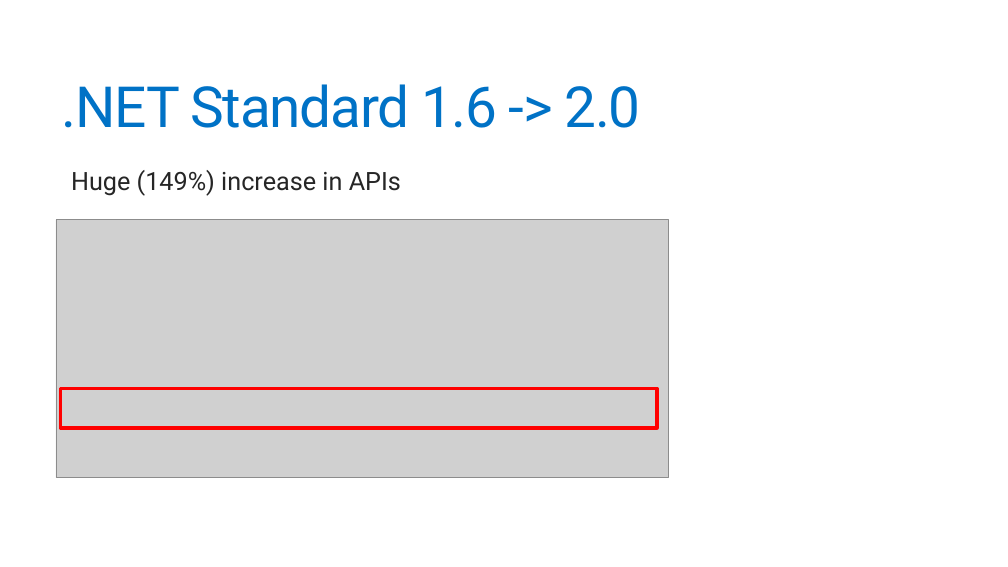
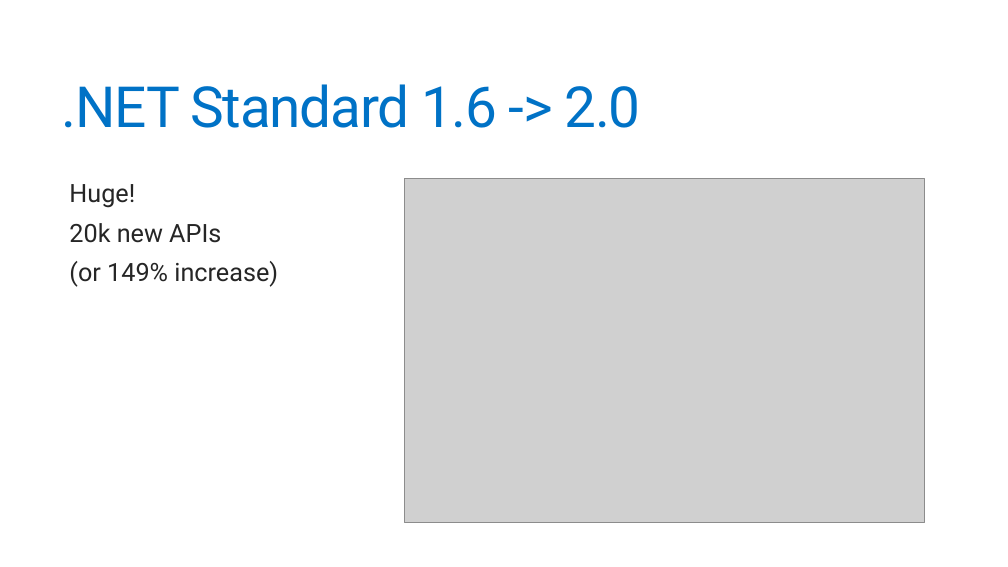
Before and after one commit to jonathantower/dotnet-standard, a slide deck: slide 41 of slides.pptx (slide 40 before the commit). Drawn at 1008x567 pixels with LibreOffice and Linux fonts; fonts in the diff are those of the drawing; grey boxes stand for pictures. Boxes give left, top, right and bottom in pixels: in the first picture for what was removed or moved away, otherwise in the second. Text is boxed around its words. In the diff, an @@ line names an element or a change of style, - is before the commit and + after.

```diff
--- a/slides.pptx
+++ b/slides.pptx
@@ picture added at (405, 178, 924, 523) @@
@@ text at (69, 184, 278, 287): text changed @@
-  Huge (149%) increase in APIs
+  Huge!
+  20k new APIs
+  (or 149% increase)
@@ picture removed at (56, 220, 668, 478) @@
@@ rectangle removed at (60, 389, 657, 428) @@
```
Also in this commit, not shown: 10 other slides changed, 6 slides added, 2 slides removed, 1 other file.
